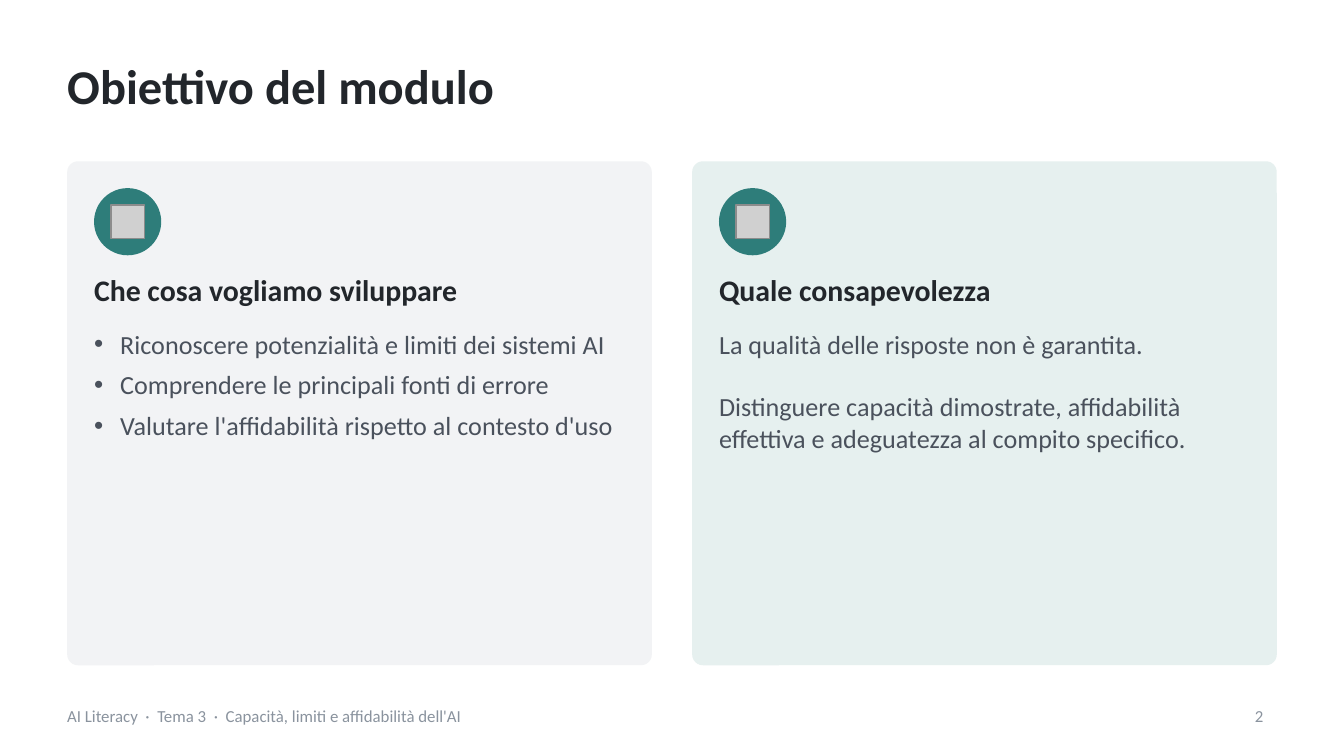
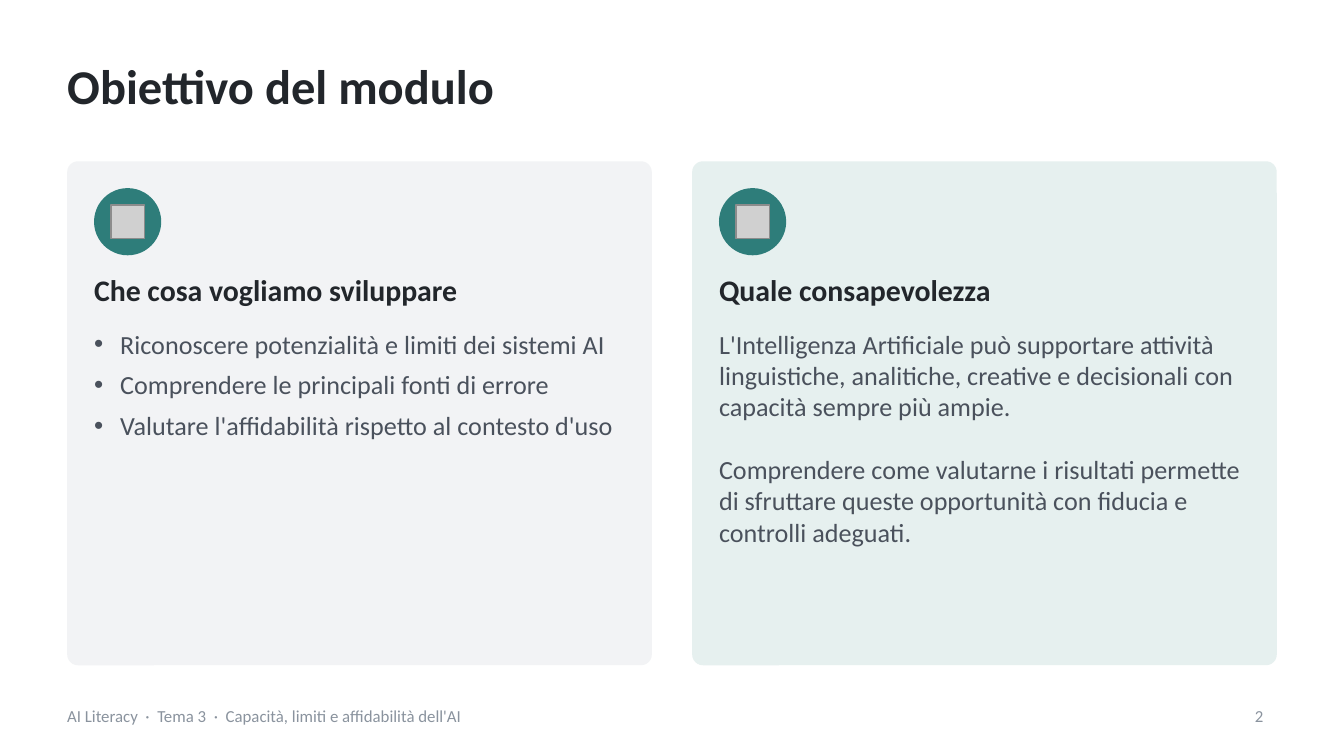
Before and after one commit to NetAi-IT/Formazione-AI-Literacy-Official, a slide deck: slide 2 of Base/Tema3_Capacita_limiti_affidabilita_AI.pptx. Drawn at 1344x756 pixels with LibreOffice and Linux fonts; fonts in the diff are those of the drawing; grey boxes stand for pictures. Boxes give left, top, right and bottom in pixels: in the first picture for what was removed or moved away, otherwise in the second. Text is boxed around its words. In the diff, an @@ line names an element or a change of style, - is before the commit and + after.

```diff
--- a/Base/Tema3_Capacita_limiti_affidabilita_AI.pptx
+++ b/Base/Tema3_Capacita_limiti_affidabilita_AI.pptx
@@ text at bbox=[719, 336, 1240, 547]: text changed @@
-La qualità delle risposte non è garantita.
-Distinguere capacità dimostrate, affidabilità effettiva e adeguatezza al compito specifico.
+L'Intelligenza Artificiale può supportare attività linguistiche, analitiche, creative e decisionali con capacità sempre più ampie.
+Comprendere come valutarne i risultati permette di sfruttare queste opportunità con fiducia e controlli adeguati.
```
Also in this commit, not shown: 29 other slides changed, 1 other file.
